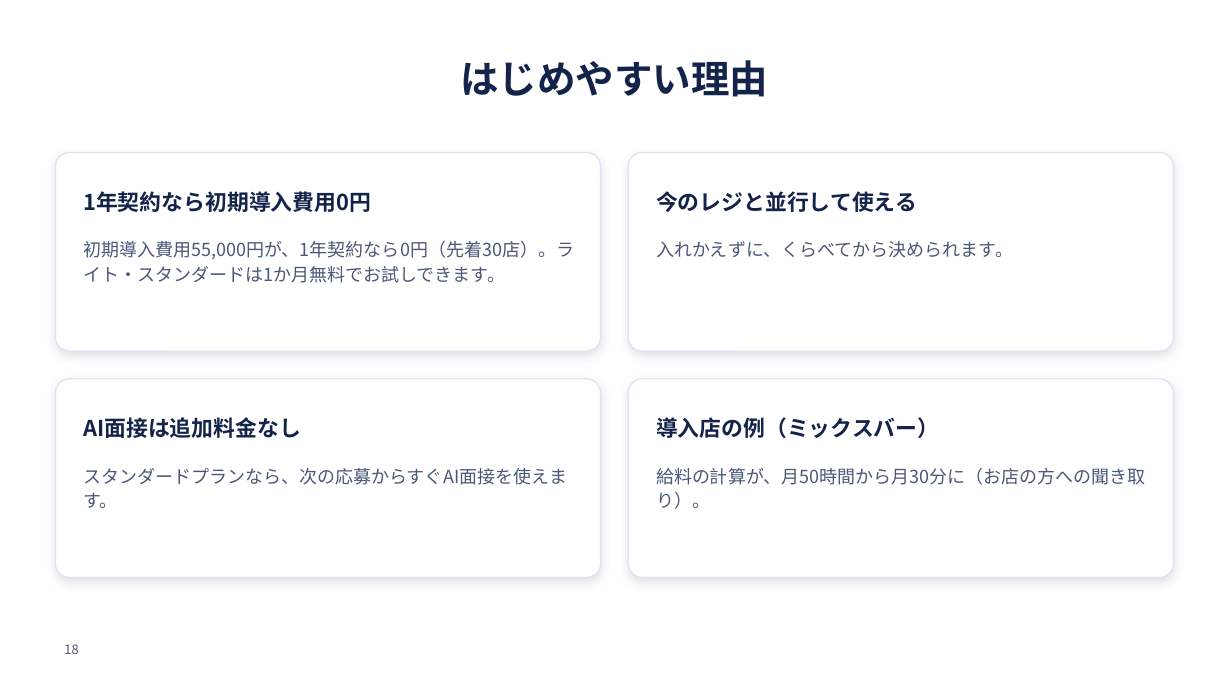
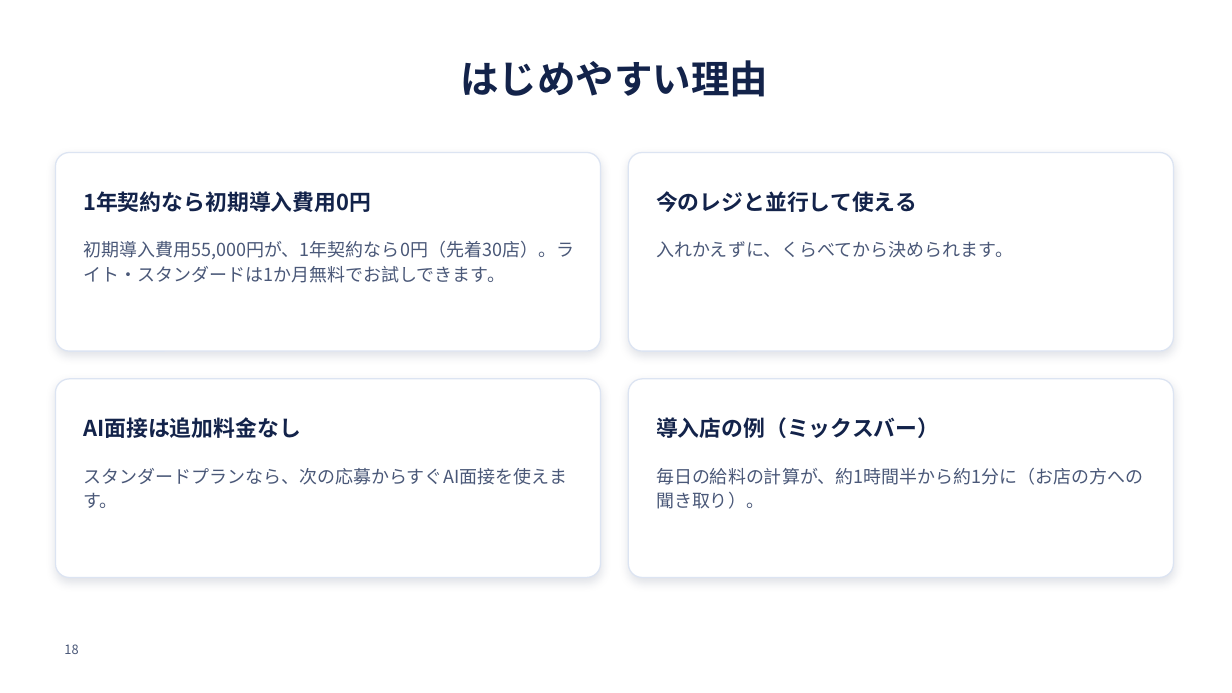
Before and after one commit to SatoAkito2026/GACHICAREERAI, a slide deck: slide 18 of docs/posupos-sales/posupos-teian.pptx. Drawn at 1232x693 pixels with LibreOffice and Linux fonts; fonts in the diff are those of the drawing; background and template pictures are left out. Boxes give left, top, right and bottom in pixels: in the first picture for what was removed or moved away, otherwise in the second. Text is boxed around its words. In the diff, an @@ line names an element or a change of style, - is before the commit and + after.

```diff
--- a/docs/posupos-sales/posupos-teian.pptx
+++ b/docs/posupos-sales/posupos-teian.pptx
@@ text at <box>656,468,1144,509</box>: text changed @@
-給料の計算が、月50時間から月30分に（お店の方への聞き取り）。
+毎日の給料の計算が、約1時間半から約1分に（お店の方への聞き取り）。
```
Also in this commit, not shown: 1 other slide changed, 10 other files.
